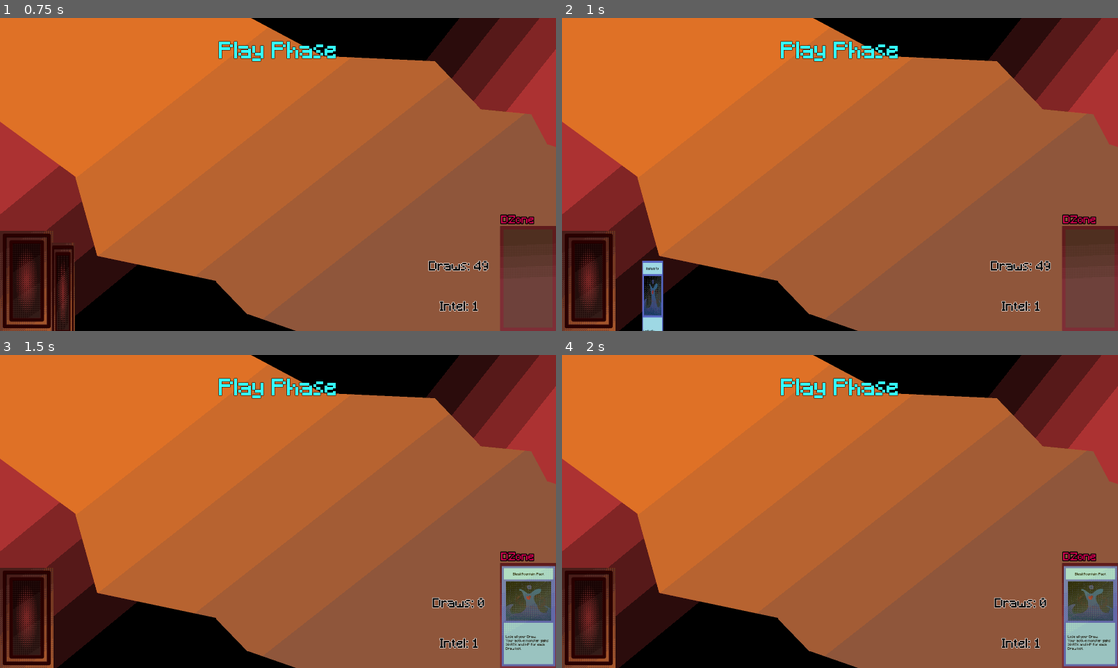
Above: before the commit, frames 1-4 (two rows, left to right).
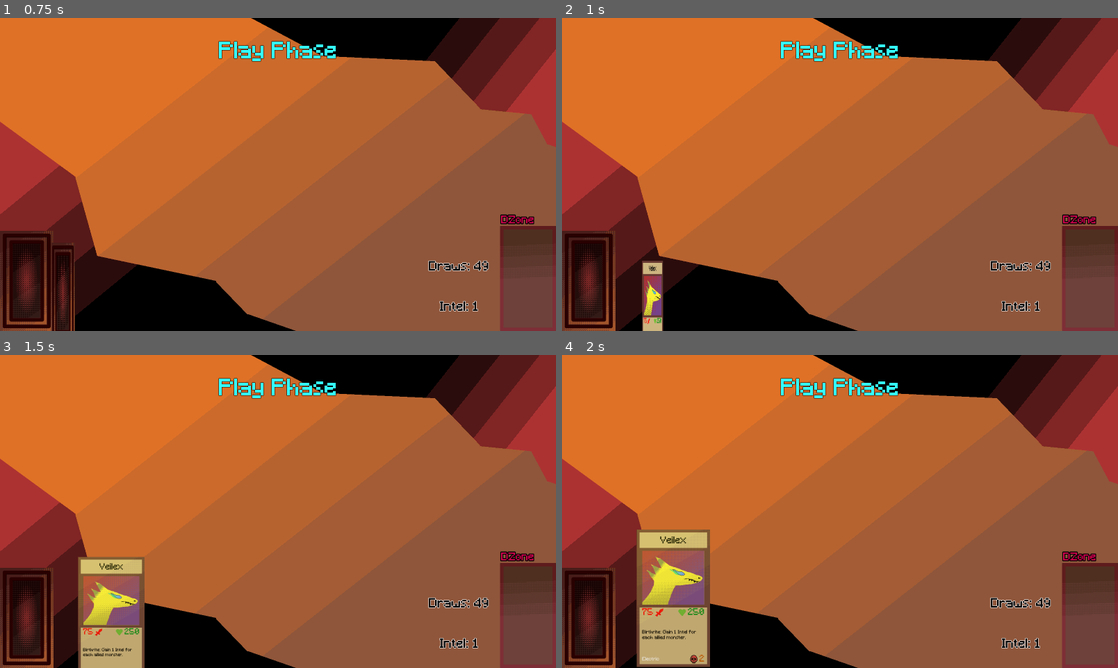
Above: after the commit, the same moments.

Repository: khiro-ptera/TribeRite
Game: Godot game, scene res://Scenes/Play.tscn
Same seed, same stepped clock (60 frames per second), same inputs: the game is played once before the commit and once after it.
Inputs (mouse positions are in pixels of both pictures, inside the frame that each line leads up to):
- Up to frame 1 (0.75 s): click (27, 280) at 0.5 s
- Up to frame 2 (1 s): no input
- Up to frame 3 (1.5 s): click (111, 661) at 1.25 s
- Up to frame 4 (2 s): no input

Frame 1 is identical in both runs. In frame 2, 0.9% of the frame differs, in the area x 14-19%, y 77-100%; in frame 3, 7.4%; in frame 4, 8.9%, in the area x 13-100%, y 55-100%.

Commit message:
Sacrifice 2, Arena Cards

Diff:
--- a/Assets/Cards/CardsDatabase.gd
+++ b/Assets/Cards/CardsDatabase.gd
@@ -3,13 +3,28 @@
 # Counter Info: [Type, Name, Cost, Effect]
 # Arena Info: [Type, Name, Effect]
 
-enum {Emberspright, Polarius, Enrage, Fling, Flowerbeds, NoxatuRitual, BleakfountainPact, PotOfReeds, Goopa, Opturtle}
+enum {
+	Emberspright,
+	Polarius,
+	Goopa,
+	Opturtle,
+	Veilex,
+	Enrage,
+	NoxatuRitual,
+	BleakfountainPact,
+	PotOfReeds,
+	Fling,
+	Flowerbeds,
+	HellfireCanyon,
+	}
 
 const DATA = {
 	Emberspright:
 		["Monsters", "Emberspright", "Fire", 100, 80, 0, true, "On Kill: Double ATK and HP."],
 	Opturtle:
 		["Monsters", "Opturtle", "Water", 30, 240, 1, false, "Deathrite: Gain 1 Draw."],
+	Veilex:
+		["Monsters", "Veilex", "Electric", 75, 250, 2, false, "Birthrite: Gain 1 Intel for each allied monster."],
 	Goopa:
 		["Monsters", "Goopa", "Earth", 20, 120, 0, true, "Birthrite and Deathrite: All other allied monsters gain 20 HP."],
 	Polarius:
@@ -25,5 +40,7 @@
 	PotOfReeds:
 		["Counters", "Pot of Reeds", 2, "Gain 2 draw."],
 	Flowerbeds:
-		["Arenas", "Flowerbeds", "Start of Turn: All allied monsters gain 15 HP."],
+		["Arenas", "Flowerbeds", "Your allied monsters gain 30 HP."],
+	HellfireCanyon:
+		["Arenas", "Hellfire Canyon", "Your allied monsters gain 20 ATK."],
 }
--- a/Scripts/cardBase.gd
+++ b/Scripts/cardBase.gd
@@ -9,6 +9,7 @@
 @onready var ogScalex = scale.x
 @onready var ogScale = scale
 @onready var activePos = Vector2($".".get_viewport().size.x * 0.60, $".".get_viewport().size.y * 0.25)
+@onready var arenaPos = Vector2($".".get_viewport().size.x * 0.20, $".".get_viewport().size.y * 0.25)
 
 enum{
 	InHand,
@@ -20,6 +21,8 @@
 	BeneathDZone,
 	Played,
 	SacState,
+	Arena,
+	SentDZone,
 }
 var state = InHand
 var startpos = 0
@@ -33,6 +36,7 @@
 var fieldScale = ogScale
 
 signal allyBuff
+signal destroyArena
 
 # Called when the node enters the scene tree for the first time.
 func _ready() -> void:
@@ -76,8 +80,6 @@
 			if Global.sacrifice[stackPos] == true:
 				destroy()
 			elif Global.stack[stackPos-1] == []: # INVESTIGATE THIS!!!
-				print("shifting")
-				print(cardInfo[1])
 				# await get_tree().process_frame
 				shiftUpStack()
 		InDZone:
@@ -98,8 +100,9 @@
 				position = targetpos
 				scale.x = ogScalex
 				if targetpos == Vector2($".".get_viewport().size) - size/1.25 - size*0.01:
-					Global.dZone = cardInfo[1] # ALWAYS DO THIS BEFORE DISCARD
-					state = InDZone
+					#Global.dZone = cardInfo[1] # ALWAYS DO THIS BEFORE DISCARD
+					#state = InDZone
+					moveD()
 				else:
 					state = InHand
 				t = 0
@@ -115,18 +118,30 @@
 			pass
 		Played: # hand to board
 			if t <= 1:
+				Global.moving = true
 				scale *= 0.99
 				position = startpos.lerp(targetpos, t)
 				t += delta/0.3
 			else:
+				Global.moving = false
 				fieldScale = scale
 				position = targetpos
-				monsterBirthrite()
-				if targetpos == activePos:
-					state = InActive
-				else:
-					state = InStack
-				# t = 0
+				if cardInfo[0] == "Monsters":
+					monsterBirthrite()
+					if targetpos == activePos:
+						state = InActive
+					else:
+						state = InStack
+				elif cardInfo[0] == "Arenas":
+					# print("Arena played")
+					# destroyArena.emit()
+					# await get_tree().process_frame
+					arena("played")
+					# while Global.arena:
+						# await get_tree().process_frame
+					state = Arena
+					Global.arena = true
+					# t = 0
 		SacState:
 			if !Global.sacrificeState:
 				await get_tree().process_frame
@@ -137,6 +152,18 @@
 				targetpos = activePos + Vector2(-Global.stackSize * Global.cardSize.x, Global.cardSize.y * 0.5)
 				Global.stackSize += 1
 				state = Played
+		Arena:
+			if Global.arena == false:
+				arena("destroyed")
+				moveD()
+		SentDZone:
+			if t <= 1:
+				position = startpos.lerp(targetpos, t)
+				t += delta/0.3
+			else:
+				position = targetpos
+				Global.dZone = cardInfo[1]
+				state = InDZone
 
 func _on_hover_mouse_entered() -> void:
 	match state:
@@ -159,6 +186,8 @@
 			scale = fieldScale
 
 func _on_hover_button_up() -> void:
+	if Global.moving == true:
+		return
 	match state:
 		FocusInHand:
 			t = 0
@@ -178,25 +207,37 @@
 							playMonsterStack()
 						elif cardInfo[5] == 1:
 							if Global.stackSize == 1:
-								Global.sacReq = 1
 								Global.sacrifice[0] = true
 								playMonsterStack()
 							elif Global.stackSize > 1:
+								Global.sacReq = 1
 								state = SacState
 								Global.sacrificeState = true
-						elif cardInfo[5] == 2 && Global.stackSize >= 2:
-							pass
+						elif cardInfo[5] == 2:
+							if Global.stackSize == 2:
+								Global.sacrifice[0] = true
+								Global.sacrifice[1] = true
+								playMonsterStack()
+							elif Global.stackSize > 2:
+								Global.sacReq = 2
+								state = SacState
+								Global.sacrificeState = true
+
 					else:
 						pass
 				elif cardInfo[0] == "Spells" && Global.phase == 1:
 					# spell effect
 					spellEffects()
-					Global.dZone = cardInfo[1]
 					removeFromHand()
-					state = InDZone
+					moveD()
 					position = Vector2($".".get_viewport().size) - size/1.25 - size*0.01
 				elif cardInfo[0] == "Arenas" && Global.phase == 1:
-					pass
+					if Global.arena:
+						Global.arena = false
+					removeFromHand()
+					startpos = position
+					targetpos = arenaPos # position of arena
+					state = Played
 				elif cardInfo[0] == "Counters" && Global.phase == 2:
 					pass
 		InActive, InStack:
@@ -219,8 +260,8 @@
 	var fullname = cardInfo[1]
 
 	if cardInfo[0] == "Monsters":
-		stat1 = str(cardInfo[3] + atkAuraBoost)
-		stat2 = str(cardInfo[4] + hpAuraBoost)
+		stat1 = str(cardInfo[3])
+		stat2 = str(cardInfo[4])
 		element = cardInfo[2]
 		sacrifice = str(cardInfo[5])
 		effect = cardInfo[7]
@@ -237,14 +278,22 @@
 	else:
 		effect = cardInfo[2]
 
-	if fullname.length() > 16:
+	if fullname.length() > 14:
 		$Bars/NameBar/Name/CenterContainer/Label.label_settings.font_size = 16
 	$Bars/BottomBar/Element/CenterContainer/Label.text = element
 	$Bars/BottomBar/Sacrifice/CenterContainer/Label.text = sacrifice
 	$Bars/EffectBar/Effect/CenterContainer/Label.text = effect
 	$Bars/NameBar/Name/CenterContainer/Label.text = fullname
-	$Bars/Stats/Stat1/CenterContainer/Label.text = stat1
-	$Bars/Stats/Stat2/CenterContainer/Label.text = stat2
+	if cardInfo[0] == "Monsters":
+		if state == InActive || state == InStack:
+			$Bars/Stats/Stat1/CenterContainer/Label.text = str(cardInfo[3] + atkAuraBoost + Global.auraBuff[0])
+			$Bars/Stats/Stat2/CenterContainer/Label.text = str(cardInfo[4] + hpAuraBoost + Global.auraBuff[1])
+		else:
+			$Bars/Stats/Stat1/CenterContainer/Label.text = str(cardInfo[3])
+			$Bars/Stats/Stat2/CenterContainer/Label.text = str(cardInfo[4])
+	else:
+		$Bars/Stats/Stat1/CenterContainer/Label.text = stat1
+		$Bars/Stats/Stat2/CenterContainer/Label.text = stat2
 
 func playMonsterStack():
 	Global.stack[Global.stackSize] = cardInfo
@@ -259,6 +308,8 @@
 	if cardInfo[1] == "Goopa":
 		Global.buffInfo = [-1, 4, 20]
 		allyBuff.emit()
+	elif cardInfo[1] == "Veilex":
+		Global.intel += Global.stackSize
 
 func monsterAura():
 	if cardInfo[1] == "Polarius":
@@ -292,8 +343,17 @@
 func counterEffects():
 	pass
 
-func arenaAura():
-	pass
+func arena(action: String):
+	if cardInfo[1] == "Flowerbeds":
+		if action == "played":
+			Global.auraBuff[1] += 30
+		elif action == "destroyed":
+			Global.auraBuff[1] -= 30
+	if cardInfo[1] == "Hellfire Canyon":
+		if action == "played":
+			Global.auraBuff[0] += 20
+		elif action == "destroyed":
+			Global.auraBuff[0] -= 20
 
 func dZoneAura():
 	pass
@@ -303,18 +363,21 @@
 	Global.stack[stackPos] = []
 	Global.stackSize -= 1
 	monsterDeathrite()
-	Global.dZone = cardInfo[1] # ALWAYS DO THIS BEFORE DISCARD
-	state = InDZone
+	moveD()
+	#Global.dZone = cardInfo[1] # ALWAYS DO THIS BEFORE DISCARD
+	#state = InDZone
 
 func shiftUpStack():
 	if stackPos != 0 && Global.stack[stackPos-1] == []:
-		print(stackPos)
 		Global.stack[stackPos] = []
 		stackPos -= 1
-		print(cardInfo)
-		print(stackPos)
 		Global.stack[stackPos] = cardInfo
 		if stackPos == 0:
 			state = InActive
-		print(Global.stack)
-		print(Global.stackSize)
+
+func moveD():
+	scale = Global.cardSize / size
+	t = 0
+	startpos = position
+	targetpos = Vector2($".".get_viewport().size) - size/1.25 - size*0.01
+	state = SentDZone
--- a/Scripts/deck.gd
+++ b/Scripts/deck.gd
@@ -3,9 +3,17 @@
 	"Polarius",
 	"Goopa",
 	"Goopa",
-	"Opturtle",
+	"Veilex",
+	"Veilex",
 	"Opturtle",
 	"Emberspright",
 	"BleakfountainPact",
 	"Enrage",
-	"NoxatuRitual"]
+	"NoxatuRitual",
+	"Flowerbeds",
+	"Flowerbeds",
+	"Flowerbeds",
+	"HellfireCanyon",
+	"HellfireCanyon",
+	"HellfireCanyon",
+	]
--- a/Scripts/global.gd
+++ b/Scripts/global.gd
@@ -17,3 +17,6 @@
 var sacReq = 0
 var sacrifice = [false, false, false, false]
 var buffInfo = [0, 0, 0] # ally, stat, amount
+var auraBuff = [0, 0] # atk, hp
+var moving = false # if a card is moving, can't play other cards
+var arena = false # true if there is an allied arena
--- a/Scripts/play.gd
+++ b/Scripts/play.gd
@@ -15,7 +15,9 @@
 	InDZone,
 	Drawn,
 	FocusInHand,
-	BeneathDZone
+	BeneathDZone,
+	Arena,
+	SentDZone
 }
 
 # Called when the node enters the scene tree for the first time.
@@ -38,6 +40,7 @@
 	$Cards.add_child(newCard)
 
 	newCard.allyBuff.connect(buffAlly)
+	newCard.destroyArena.connect(destroyA)
 
 	newCard.scale *= Global.cardSize/newCard.size
 	newCard.ogScalex = newCard.scale.x
@@ -63,6 +66,19 @@
 			if Global.buffInfo[0] == -1 || _i.stackPos == Global.buffInfo[0]:
 				_i.cardInfo[Global.buffInfo[1]] += Global.buffInfo[2]
 
+func destroyA():
+	if Global.arena:
+		print("DESTROY")
+		for _i in $"Cards".get_children():
+			print("getting...")
+			if (_i.state == Arena):
+				print("Destroying " + _i.cardInfo[1])
+				_i.t = 0
+				_i.startpos = _i.position
+				_i.targetpos = Vector2(_i.get_viewport().size) - _i.size/1.25 - _i.size*0.01
+				_i.state = SentDZone
+				break
+
 
 func startPhase():
 	#once per turn effects
Binary file added: Assets/Cards/Arenas/HellfireCanyon.png
Not shown, added: Assets/Cards/Arenas/HellfireCanyon.png.import
Binary file added: Assets/Cards/Monsters/Veilex.aseprite
Binary file added: Assets/Cards/Monsters/Veilex.png
Not shown, added: Assets/Cards/Monsters/Veilex.png.import
